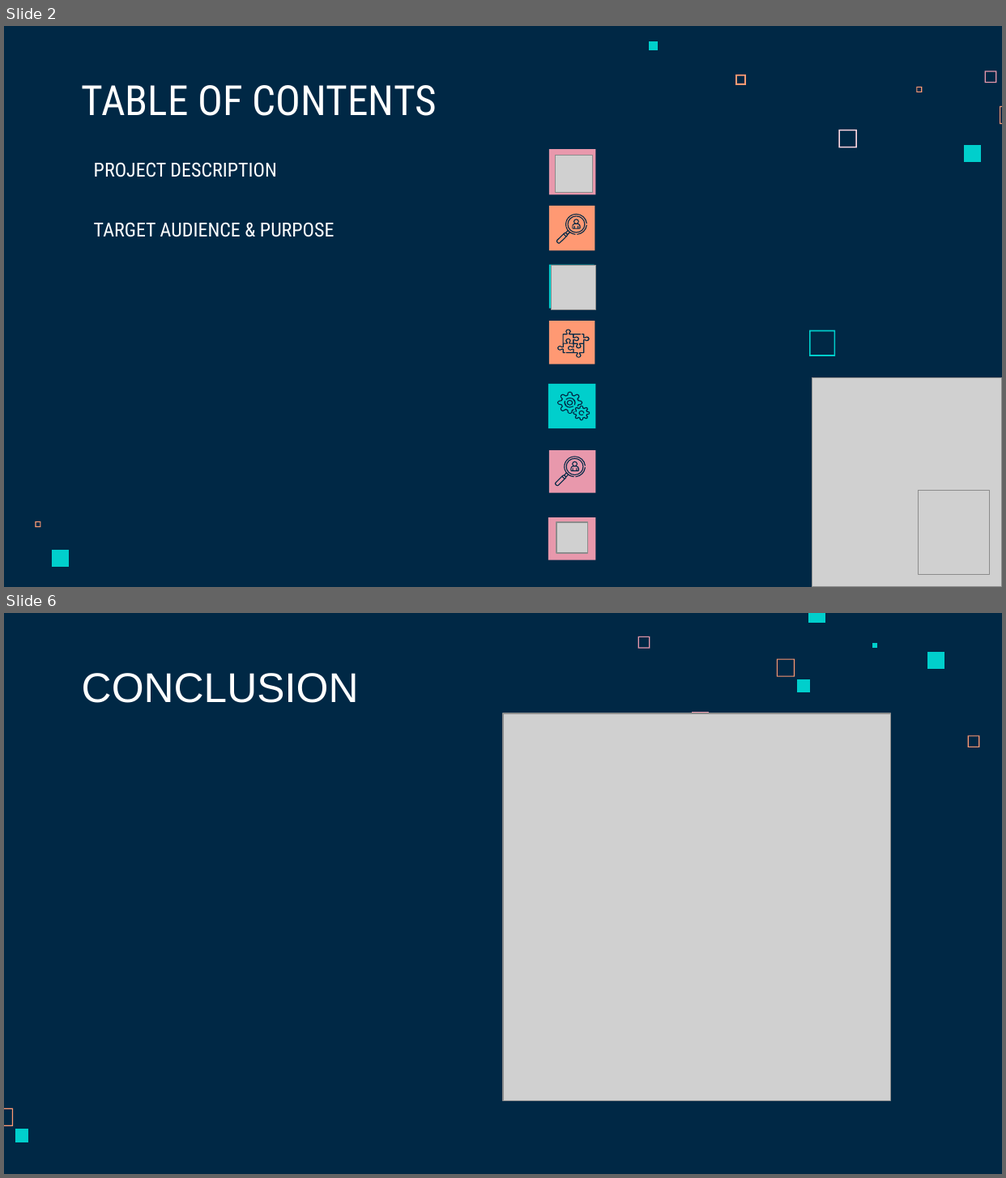
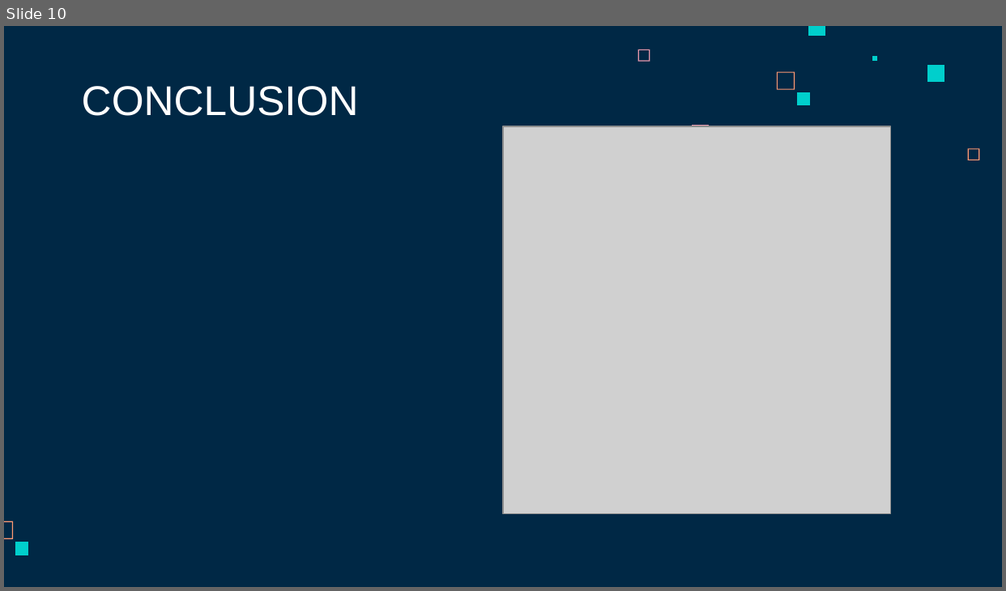
Before and after one commit to Lunfeer/hes-so-dockyter, a slide deck: Defense.pptx. Shown one above the other, each under a label of ours: slides 2 and 6 before the commit, slide 10 after it; the slides between them are not shown. The pictures are 1006x1178 and 1006x591 pixels, drawn with LibreOffice and Linux fonts; fonts in the diff are those of the drawing; grey boxes stand for pictures. Boxes give left, top, right and bottom in pixels: in the first picture for what was removed or moved away, otherwise in the second. Text is boxed around its words. In the diff, an @@ line names an element or a change of style, - is before the commit and + after.

```diff
--- a/Defense.pptx
+++ b/Defense.pptx
@@ slide 2 removed at (4, 26, 1002, 587), background #002845 @@
@@ freeform shape removed at (649, 42, 658, 51) @@
@@ freeform shape removed at (985, 71, 997, 83) @@
@@ title removed at (82, 85, 437, 116) @@
-TABLE OF CONTENTS
@@ freeform shape removed at (735, 75, 745, 85) @@
@@ freeform shape removed at (916, 87, 922, 93) @@
@@ freeform shape removed at (1000, 106, 1002, 124) @@
@@ freeform shape removed at (838, 130, 856, 148) @@
@@ freeform shape removed at (964, 145, 981, 162) @@
@@ subtitle removed at (94, 162, 276, 177) @@
-PROJECT DESCRIPTION
@@ rectangle removed at (549, 150, 596, 195) @@
@@ picture removed at (555, 156, 592, 193) @@
@@ rectangle removed at (549, 206, 594, 250) @@
@@ subtitle removed at (94, 222, 334, 237) @@
-TARGET AUDIENCE & PURPOSE
@@ group removed at (556, 214, 586, 244): 4 freeform shapes @@
@@ rectangle removed at (549, 264, 594, 309) @@
@@ picture removed at (551, 266, 596, 310) @@
@@ rectangle removed at (549, 322, 594, 365) @@
@@ freeform shape removed at (557, 330, 589, 358) @@
@@ freeform shape removed at (809, 331, 835, 356) @@
@@ rectangle removed at (548, 384, 596, 429) @@
@@ picture removed at (812, 378, 1002, 587) @@
@@ group removed at (558, 392, 590, 421): 6 freeform shapes @@
@@ rectangle removed at (549, 451, 596, 494) @@
@@ group removed at (555, 456, 586, 486): 4 freeform shapes @@
@@ picture removed at (918, 491, 990, 575) @@
@@ freeform shape removed at (35, 522, 41, 528) @@
@@ rectangle removed at (548, 518, 596, 561) @@
@@ picture removed at (557, 522, 588, 552) @@
@@ freeform shape removed at (52, 550, 69, 567) @@
@@ what was slide 6 is now slide 10 @@
```
Also in this commit, not shown: 2 slides changed, 6 slides added, 1 other slide removed.
